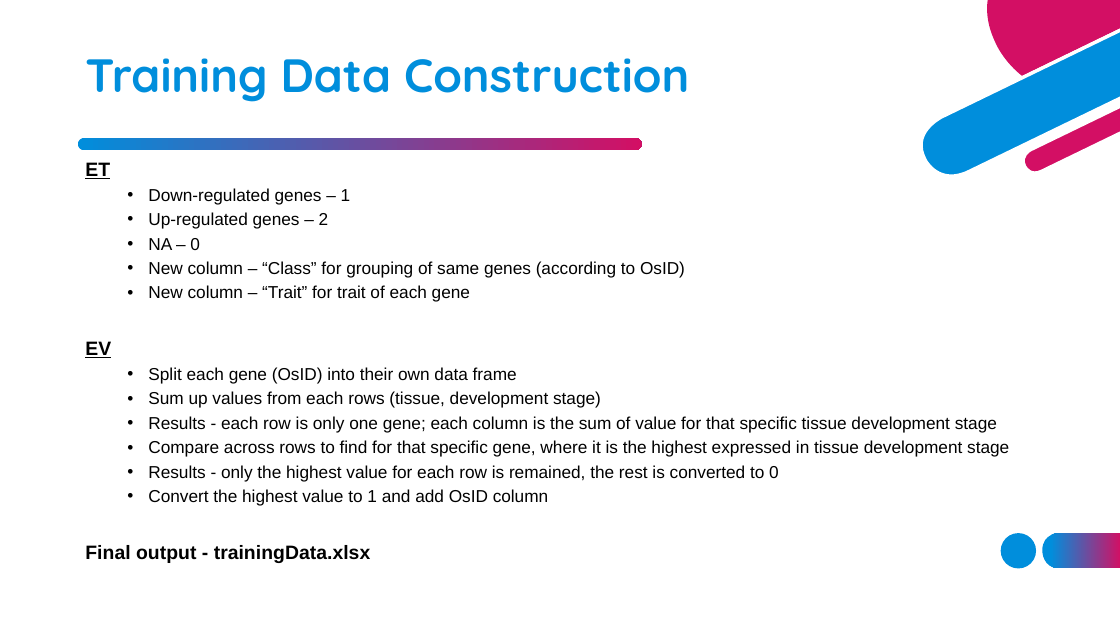
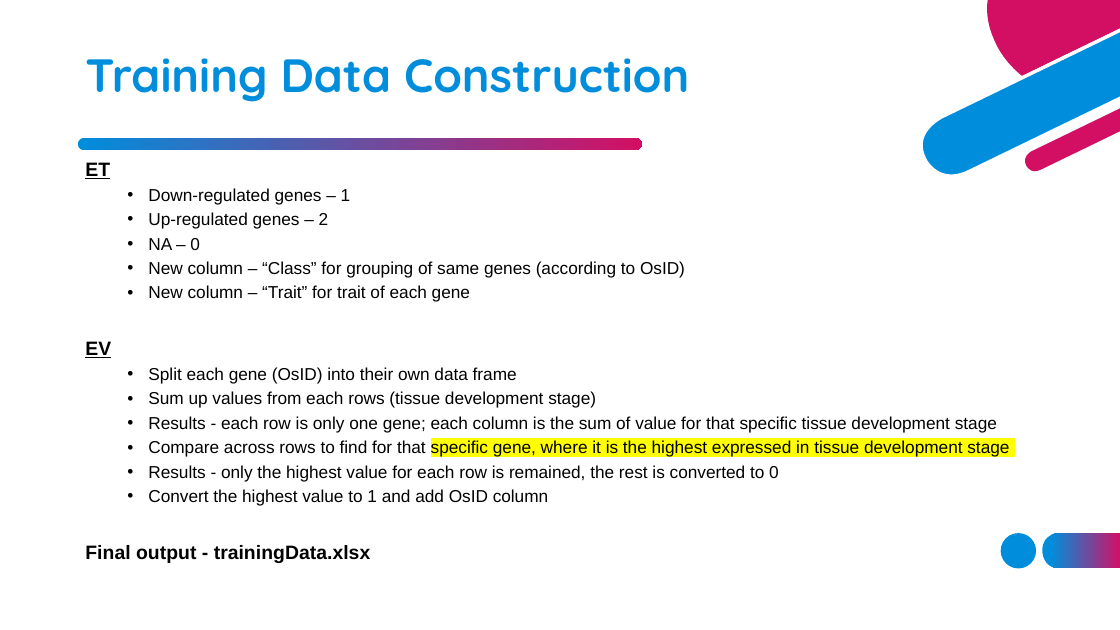
Before and after one commit to Kok-Herng/gene-classification-ML-framework, a slide deck: slide 11 of FYP Workshop.pptx. Drawn at 1120x630 pixels with LibreOffice and Linux fonts; fonts in the diff are those of the drawing. Boxes give left, top, right and bottom in pixels: in the first picture for what was removed or moved away, otherwise in the second. Text is boxed around its words. In the diff, an @@ line names an element or a change of style, - is before the commit and + after.

```diff
--- a/FYP Workshop.pptx
+++ b/FYP Workshop.pptx
@@ text at bbox=[148, 391, 596, 408]: text changed @@
-  • Sum up values from each rows (tissue, development stage)
+  • Sum up values from each rows (tissue development stage)
@@ text at bbox=[148, 440, 1009, 457]: highlight none to #FFFF00 in "specific gene, where it is the highest ..." @@
```
Also in this commit, not shown: 2 other slides changed.
